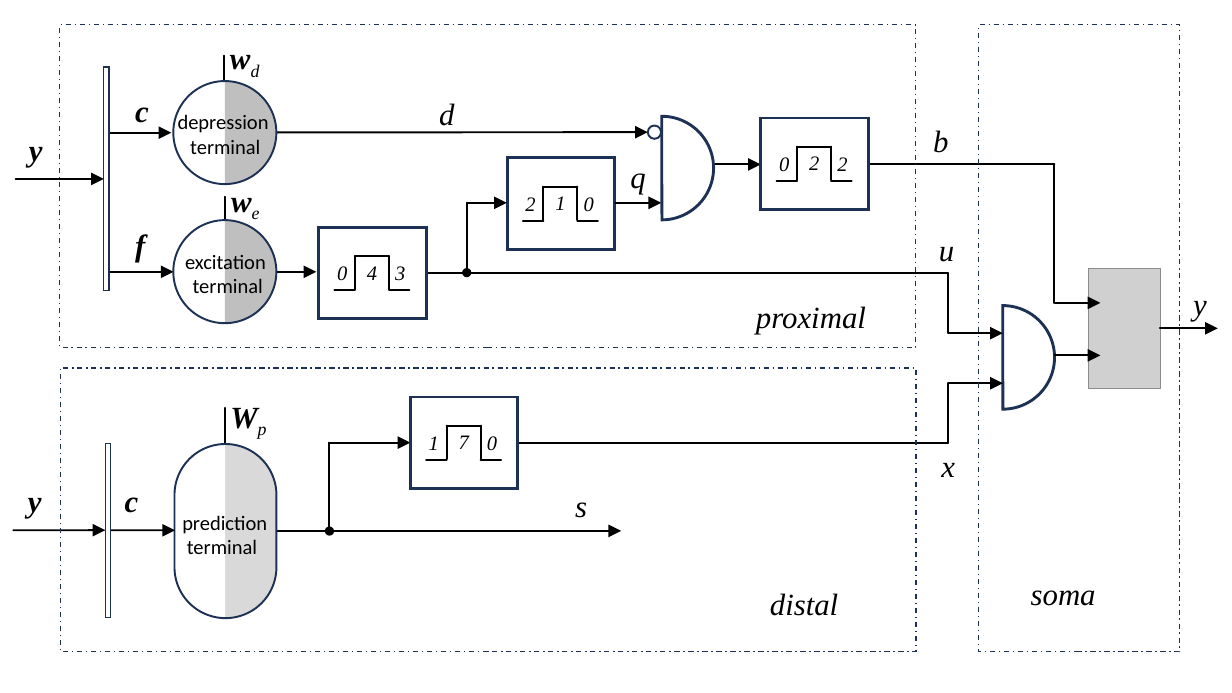
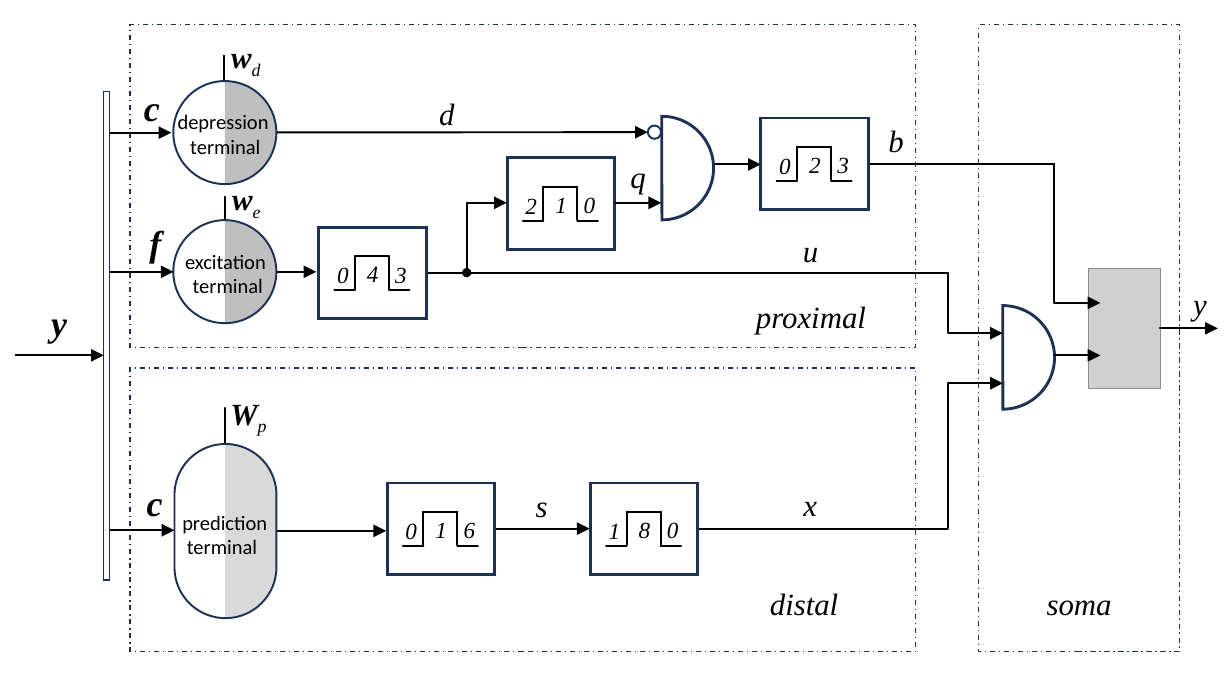
Before and after one commit to ihux/neural-study, a slide deck: slide 10 of paper/Neurotron/Neurotron - Images.pptx. Drawn at 1232x693 pixels with LibreOffice and Linux fonts; fonts in the diff are those of the drawing; grey boxes stand for pictures. Boxes give left, top, right and bottom in pixels: in the first picture for what was removed or moved away, otherwise in the second. Text is boxed around its words. In the diff, an @@ line names an element or a change of style, - is before the commit and + after.

```diff
--- a/paper/Neurotron/Neurotron - Images.pptx
+++ b/paper/Neurotron/Neurotron - Images.pptx
@@ rectangle: place and size @@
-rectangle at box(60, 25, 916, 348)
+rectangle at box(130, 25, 917, 348)
@@ text "c": place and size @@
-text "c" at box(135, 107, 149, 123)
+text "c" at box(144, 104, 160, 129)
@@ rectangle: place and size @@
-rectangle at box(104, 67, 109, 291)
+rectangle at box(104, 91, 109, 580)
@@ text "b": place and size @@
-text "b" at box(933, 130, 948, 153)
+text "b" at box(888, 130, 903, 153)
@@ text at box(837, 157, 849, 174): text changed; size 16 to 18 pt @@
-2
+3
@@ text "f": place and size @@
-text "f" at box(135, 234, 145, 262)
+text "f" at box(149, 230, 161, 264)
@@ text "u": place and size @@
-text "u" at box(939, 247, 954, 262)
+text "u" at box(803, 248, 818, 263)
@@ size 24 to 28 pt in 4 elements at box(144, 104, 160, 129), box(149, 230, 161, 264), box(147, 499, 163, 517), box(51, 319, 67, 343) @@
@@ text "y": place and size @@
-text "y" at box(29, 147, 43, 167)
+text "y" at box(51, 319, 67, 343)
@@ arrow moved from (16, 179) - (104, 179) to (16, 356) - (104, 356) @@
@@ rectangle: place and size @@
-rectangle at box(60, 368, 916, 652)
+rectangle at box(130, 368, 917, 652)
@@ line moved from (948, 443) - (948, 384) to (948, 529) - (948, 384) @@
@@ rectangle removed at box(105, 444, 110, 617) @@
@@ text removed at box(459, 435, 469, 449) @@
-7
@@ text "c": place and size @@
-text "c" at box(125, 497, 139, 513)
+text "c" at box(147, 499, 163, 517)
@@ text removed at box(28, 498, 42, 518) @@
-y
@@ text "s": place and size @@
-text "s" at box(575, 502, 587, 518)
+text "s" at box(536, 502, 548, 518)
@@ text "x": place and size @@
-text "x" at box(941, 463, 955, 477)
+text "x" at box(803, 502, 817, 516)
@@ arrow removed from (13, 531) to (105, 531) @@
@@ arrow moved from (105, 531) - (175, 531) to (109, 531) - (175, 531) @@
@@ arrow moved from (213, 531) - (621, 531) to (275, 531) - (386, 531) @@
@@ ellipse removed at box(325, 527, 335, 536) @@
@@ line moved from (330, 531) - (330, 443) to (423, 545) - (423, 512) @@
@@ group added at box(387, 483, 494, 575): 4 lines, 3 texts, 1 rectangle @@
+0
+1
+6
@@ arrow moved from (330, 443) - (410, 443) to (494, 529) - (590, 529) @@
@@ text added at box(639, 522, 651, 539), 18 pt, text #000000, italic @@
+8
@@ size 16 to 18 pt in 10 elements at box(337, 267, 349, 284), box(809, 157, 821, 173), box(367, 266, 379, 282), box(395, 267, 407, 284), box(525, 198, 537, 214), box(555, 197, 567, 213), box(584, 197, 596, 214), box(779, 158, 791, 175), box(609, 523, 621, 539), box(667, 522, 679, 539) @@
@@ line moved from (518, 443) - (948, 443) to (698, 529) - (948, 529) @@
@@ 5 lines, 2 texts, 1 rectangle: place and size @@
-5 lines, 2 texts, 1 rectangle at box(410, 397, 518, 489)
+5 lines, 2 texts, 1 rectangle at box(591, 483, 698, 575)
@@ text "soma": place and size @@
-text "soma" at box(1031, 590, 1096, 606)
+text "soma" at box(1047, 600, 1112, 616)
```
Also in this commit, not shown: 4 slides added, 1 other file.
